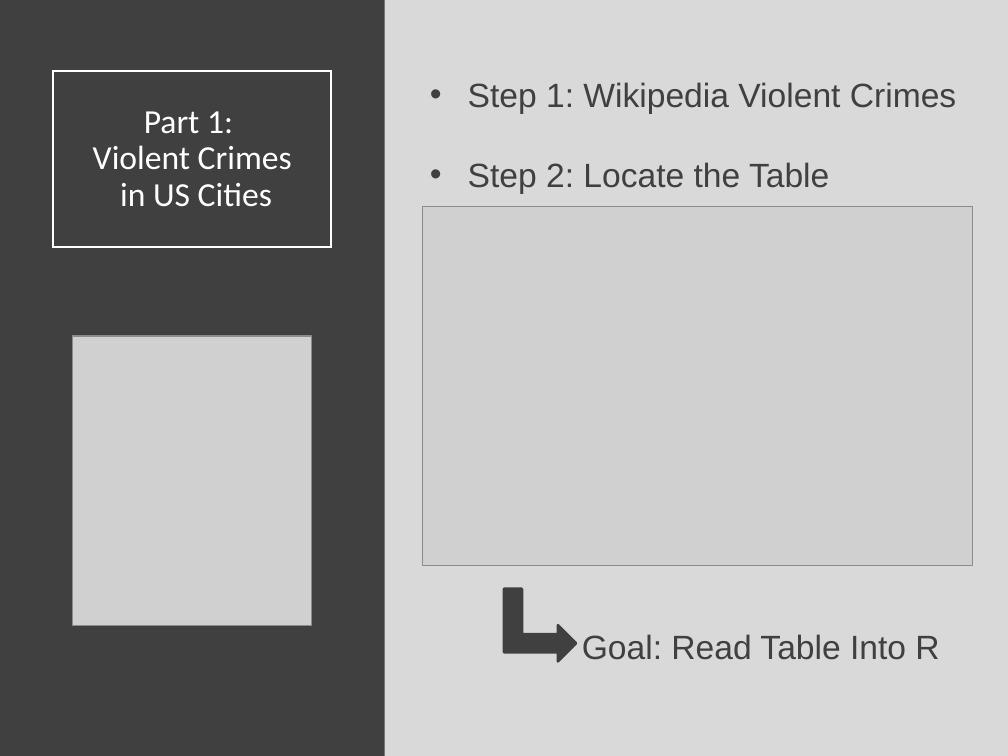
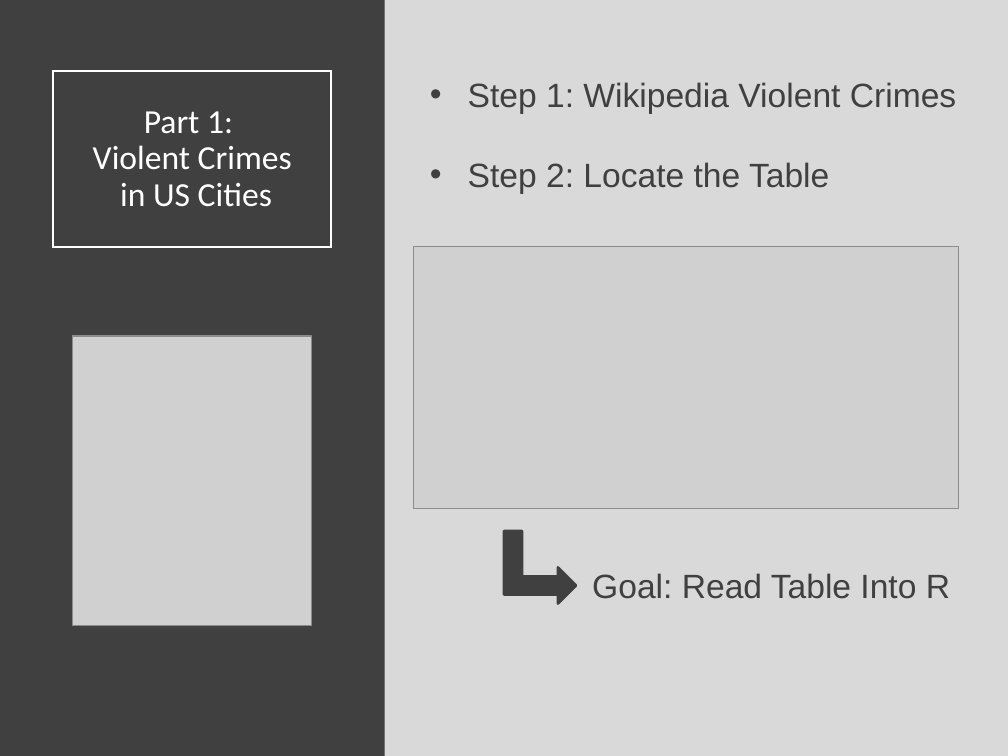
Before and after one commit to SuperMarioGiacomazzo/STOR320_WEBSITE, a slide deck: slide 9 of Lecture/Web Scraping 1/Web_Scraping_1_Lecture.pptx. Drawn at 1008x756 pixels with LibreOffice and Linux fonts; fonts in the diff are those of the drawing; grey boxes stand for pictures. Boxes give left, top, right and bottom in pixels: in the first picture for what was removed or moved away, otherwise in the second. Text is boxed around its words. In the diff, an @@ line names an element or a change of style, - is before the commit and + after.

```diff
--- a/Lecture/Web Scraping 1/Web_Scraping_1_Lecture.pptx
+++ b/Lecture/Web Scraping 1/Web_Scraping_1_Lecture.pptx
@@ picture: place and size @@
-picture at (422, 207, 973, 565)
+picture at (413, 247, 958, 509)
@@ bent up arrow: place and size @@
-bent up arrow at (505, 589, 576, 662)
+bent up arrow at (505, 531, 576, 603)
@@ text "Goal: Read Table Into R": place and size @@
-text "Goal: Read Table Into R" at (582, 634, 939, 660)
+text "Goal: Read Table Into R" at (592, 573, 950, 599)
```
Also in this commit, not shown: 1 other slide changed, 11 other files.
